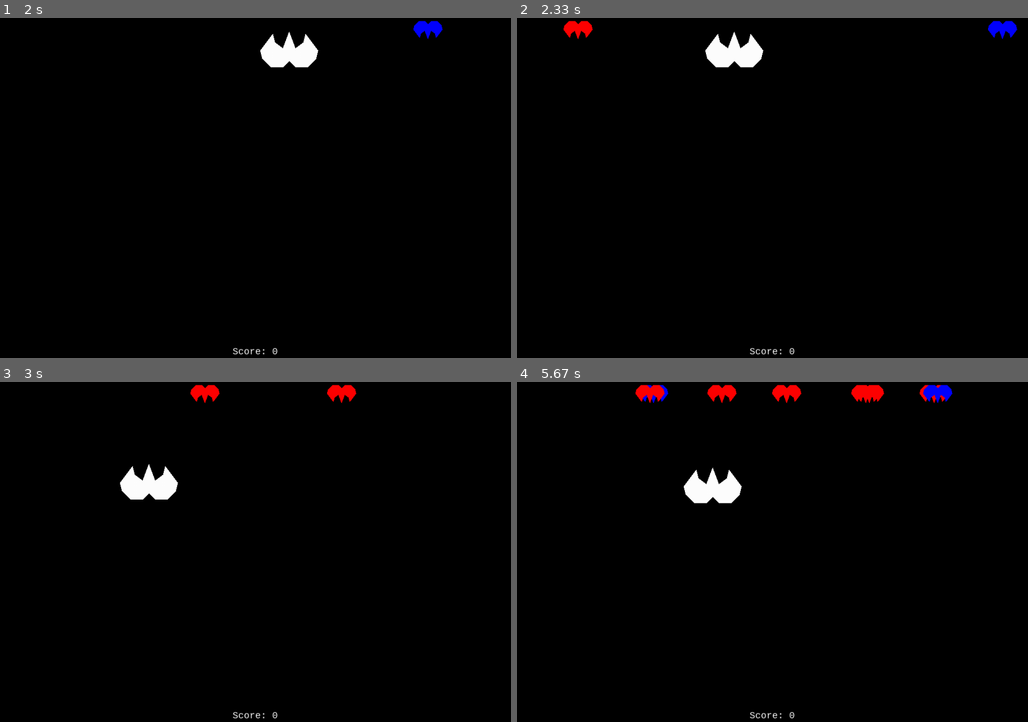
Above: before the commit, frames 1-4 (two rows, left to right).
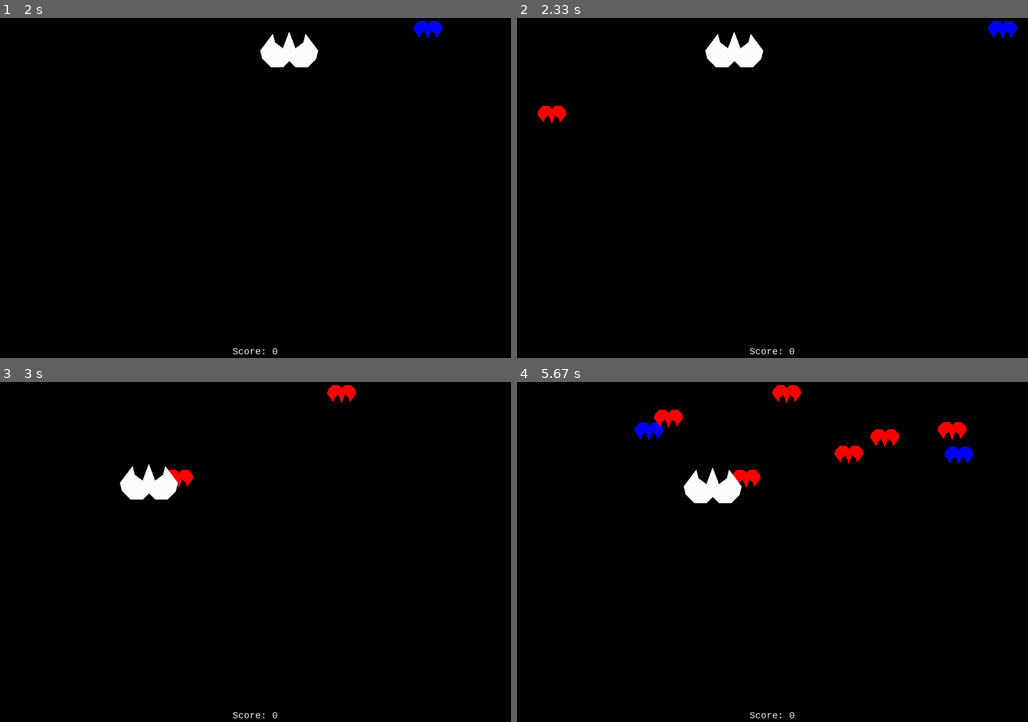
Above: after the commit, the same moments.

Repository: kekVector/TryPygameGame
Game: pygame game, started from main.py
Two runs of this game, one before a commit and one after it. Both use one fixed random seed, a clock stepped at 60 frames per second and the inputs below.
Inputs (mouse positions are in pixels of both pictures, inside the frame that each line leads up to):
- Up to frame 1 (2 s): hold D 0.33-0.8 s; hold W 0.83-1.13 s; click (419, 211) at 1.22 s; hold D 1.5-1.97 s
- Up to frame 2 (2.33 s): hold A from 2 s (still down)
- Up to frame 3 (3 s): release A at 2.53 s; hold S 2.57-2.87 s; hold A from 2.9 s (still down)
- Up to frame 4 (5.67 s): release A at 3.3 s; hold W 3.33-3.7 s; hold D 3.73-4.37 s; hold S 4.4-4.77 s; hold A 4.8-5.27 s; hold D from 5.3 s (still down)

Frame 1 is identical in both runs. In frame 2, 0.4% of the frame differs, in the area x 3-15%, y 0-32%; in frame 3, 0.4%; in frame 4, 2.4%, in the area x 22-90%, y 0-32%.

Commit message:
add def resize() to class Plain and mobility to enemy plain

Diff:
--- a/classes.py
+++ b/classes.py
@@ -5,17 +5,30 @@
 
 
 class Plain:
-    def __init__(self, list_coord, game_window, speed=7, swap=False, color=RED):
+    def __init__(self, list_coord, game_window, speed=7, swap=False, color=RED, start_coord = False):
         self.coord = []
         self.game_window = game_window
         self.speed = speed
-        self.coord_start = [list_coord[0][0], list_coord[0][1]]
+        #self.coord_start = [list_coord[0][0], list_coord[0][1]]
+        if start_coord:
+            x_diff = start_coord[0] - list_coord[0][0]
+            y_diff = start_coord[1] - list_coord[0][0]
+        else:
+            x_diff = 0
+            y_diff = 0
         for i in list_coord:
-            self.coord.append([i[0], i[1]])
+            self.coord.append([i[0]+x_diff, i[1]+y_diff])
         self.max_x_index, self.min_x_index, self.max_y_index, self.min_y_index = sides_coord(self.coord)
         self.swap = swap
         self.alive = True
         self.color = color
+
+    def replace(self, start_coord):
+        x_diff = start_coord[0] - self.coord[0][0]
+        y_diff = start_coord[1] - self.coord[0][1]
+        for i in range(len(self.coord)):
+            self.coord[i][0] += x_diff
+            self.coord[i][1] += y_diff
 
     def resize(self, k):
         for count, i in enumerate(self.coord):
--- a/main.py
+++ b/main.py
@@ -101,7 +101,8 @@
 
     #Adding new enemy plain
     if pygame.time.get_ticks()%1000 <= clock.get_time() and pygame.time.get_ticks() > 2000:
-        plain_enemy.append(Plain(plain_enemy_coord, game_window, plain_speed, random.choice(enemy_plains_color)))
+        plain_enemy.append(Plain(plain_enemy_coord, game_window, plain_speed, random.choice(enemy_plains_color),
+                                 start_coord=(random.randint(200, 800), random.randint(600, 1500))))
         plain_enemy[len(plain_enemy)-1].resize(0.2)
     print(score)
 
